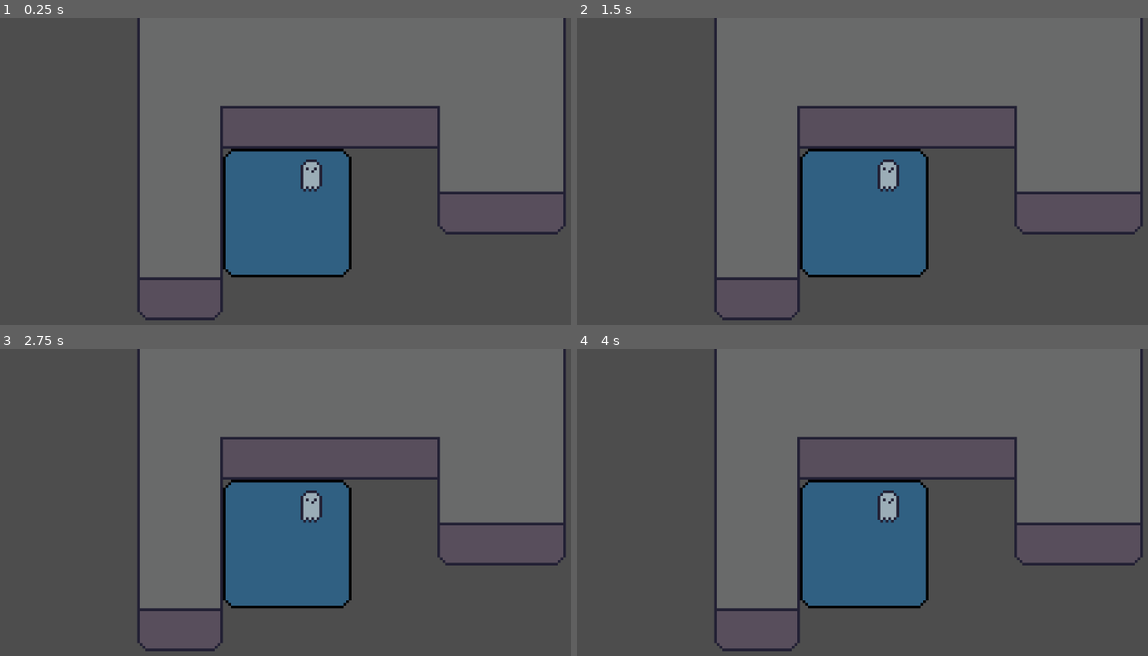
Above: before the commit, frames 1-4 (two rows, left to right).
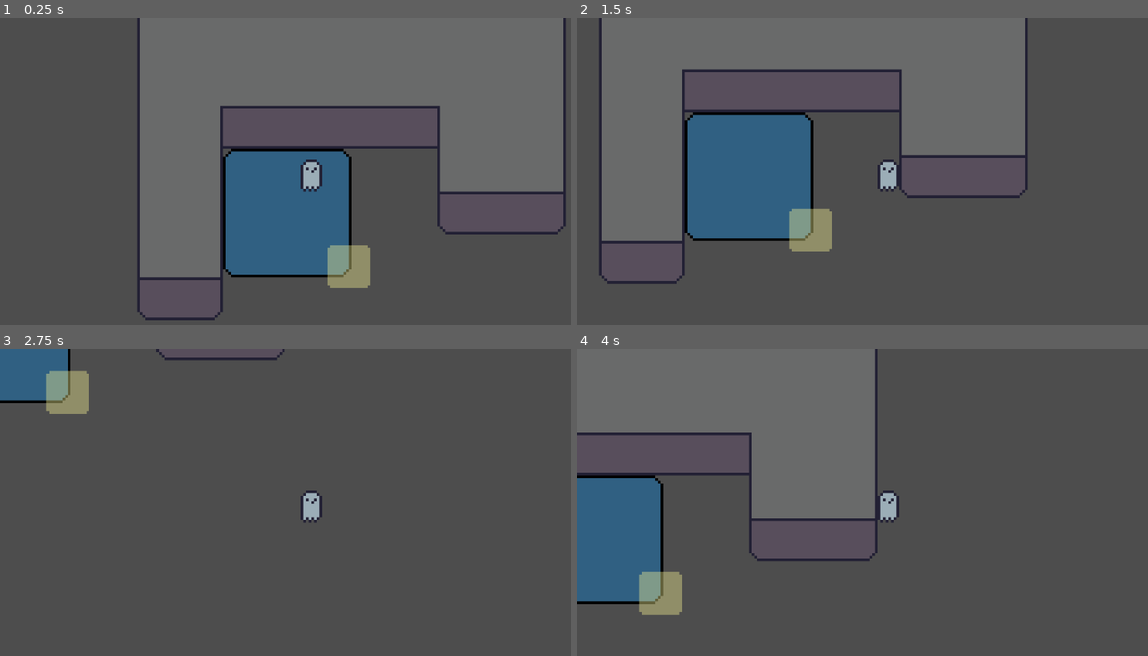
Above: after the commit, the same moments.

Repository: Oblitiel/Geist
Game: Godot game, scene res://Levels/test_level.tscn
The game is run twice, just before and just after one commit, with the same random seed, the same clock (stepped at 60 frames per second) and the same inputs.
Inputs:
- Up to frame 1 (0.25 s): no input
- Up to frame 2 (1.5 s): tap Enter at 0.5 s; hold D (right) 0.53-1.28 s; hold S (down) from 1.28 s (still down)
- Up to frame 3 (2.75 s): release S (down) at 2.03 s; hold D (right) from 2.03 s (still down)
- Up to frame 4 (4 s): release D (right) at 2.78 s; hold W (up) 2.78-3.53 s; hold A (left) from 3.53 s (still down)

The runs differ from the first frame. In frame 1, 1.0% of the frame differs, in the area x 57-65%, y 74-88%; in frame 2, 52%, in the area x 3-100%, y 0-99%; in frame 3, 49%; in frame 4, 52%.
Error before the commit: Parse Error: Could not find base class "Player". (res://actors/player/geist/Geist.gd:2)

Commit message:
checkpoints

Diff:
--- a/Actors/luz.gd
+++ /dev/null
@@ -1,10 +0,0 @@
-extends Area2D
-
-
-func _process(delta):
-	connect("body_entered", characterEnters(character))
-
-func characterEnters(character){
-	if character is Geist
-
-}
--- a/Levels/test_level.tscn
+++ b/Levels/test_level.tscn
@@ -1,11 +1,13 @@
-[gd_scene load_steps=7 format=3 uid="uid://wm1rhh1g0mdr"]
+[gd_scene load_steps=9 format=3 uid="uid://wm1rhh1g0mdr"]
 
-[ext_resource type="PackedScene" uid="uid://dfwjwkmcgru0k" path="res://actors/player/geist/geist.tscn" id="1_p027j"]
-[ext_resource type="Texture2D" uid="uid://ub4qtmc3de4u" path="res://assets/muro.png" id="2_qf168"]
-[ext_resource type="Texture2D" uid="uid://dyjj85f6prhic" path="res://assets/suelo.png" id="3_q5b11"]
+[ext_resource type="PackedScene" uid="uid://dfwjwkmcgru0k" path="res://actors/player/geist/geist.tscn" id="1_hg2rt"]
+[ext_resource type="Texture2D" uid="uid://ub4qtmc3de4u" path="res://assets/muro.png" id="2_bxw6i"]
+[ext_resource type="Texture2D" uid="uid://dyjj85f6prhic" path="res://assets/suelo.png" id="3_jh75h"]
+[ext_resource type="PackedScene" uid="uid://os8clulonheb" path="res://actors/light/light.tscn" id="4_6xm7l"]
+[ext_resource type="PackedScene" uid="uid://doohe2m0rmkqe" path="res://actors/checkpoint/checkpoint.tscn" id="5_80mmp"]
 
 [sub_resource type="TileSetAtlasSource" id="TileSetAtlasSource_8385k"]
-texture = ExtResource("2_qf168")
+texture = ExtResource("2_bxw6i")
 0:0/0 = 0
 0:0/0/physics_layer_0/linear_velocity = Vector2(0, 0)
 0:0/0/physics_layer_0/angular_velocity = 0.0
@@ -102,3 +104,9 @@
 layer_1/y_sort_enabled = true
 layer_1/z_index = -100
 layer_1/tile_data = PackedInt32Array()
+
+[node name="luz" parent="." instance=ExtResource("4_6xm7l")]
+position = Vector2(15, 28)
+
+[node name="checkpoint" parent="." instance=ExtResource("5_80mmp")]
+position = Vector2(46, 49)
--- /dev/null
+++ b/actors/checkpoint/checkpoint.gd
@@ -0,0 +1,9 @@
+extends Area2D
+
+
+func _ready():
+	connect("body_entered", characterEnters)
+
+func characterEnters(character):
+		if character is Player:
+			character.respawnPosition = character.position
--- /dev/null
+++ b/actors/checkpoint/checkpoint.tscn
@@ -0,0 +1,13 @@
+[gd_scene load_steps=3 format=3 uid="uid://doohe2m0rmkqe"]
+
+[ext_resource type="Script" path="res://actors/checkpoint/checkpoint.gd" id="1_1n6hb"]
+
+[sub_resource type="RectangleShape2D" id="RectangleShape2D_gk8c2"]
+size = Vector2(5.67931, 9.60282)
+
+[node name="checkpoint" type="Area2D"]
+script = ExtResource("1_1n6hb")
+
+[node name="CollisionShape2D" type="CollisionShape2D" parent="."]
+scale = Vector2(3.96982, 1.73806)
+shape = SubResource("RectangleShape2D_gk8c2")
--- /dev/null
+++ b/actors/light/light.gd
@@ -0,0 +1,9 @@
+extends Area2D
+
+
+func _ready():
+	connect("body_entered", characterEnters)
+
+func characterEnters(character):
+	if character is Geist:
+		character.die()
--- a/Actors/luz.tscn
+++ b/actors/light/light.tscn
@@ -1,7 +1,7 @@
 [gd_scene load_steps=4 format=3 uid="uid://os8clulonheb"]
 
-[ext_resource type="Script" path="res://Actors/luz.gd" id="1_ktscr"]
-[ext_resource type="Texture2D" uid="uid://cnb38atraodmx" path="res://Sprites/luz.png" id="2_qnxsf"]
+[ext_resource type="Script" path="res://actors/light/light.gd" id="1_ktscr"]
+[ext_resource type="Texture2D" uid="uid://cnb38atraodmx" path="res://assets/luz.png" id="2_qnxsf"]
 
 [sub_resource type="RectangleShape2D" id="RectangleShape2D_4o07j"]
 size = Vector2(13, 13)
--- a/project.godot
+++ b/project.godot
@@ -11,7 +11,7 @@
 [application]
 
 config/name="Geist"
-run/main_scene="res://Levels/test_level.tscn"
+run/main_scene="res://levels/test_level.tscn"
 config/features=PackedStringArray("4.2", "Mobile")
 config/icon="res://icon.svg"
 
--- a/scripts/Player.gd
+++ b/scripts/Player.gd
@@ -1,10 +1,11 @@
-
+class_name Player
 extends CharacterBody2D
 
 @export var maxSpeed = 100
 @export var aceleration = 800
 @export var friction = 1200
 
+@onready var respawnPosition = position
 func _physics_process(delta):
 	var inputVector = Vector2.ZERO
 
@@ -25,3 +26,6 @@
 		velocity = velocity.move_toward(Vector2.ZERO, friction * delta)
 
 	move_and_slide()
+
+func die():
+	position = respawnPosition
Not shown: 2 places in Levels/test_level.tscn that only renumber resources
Not shown, changed: assets/luz.png.import
